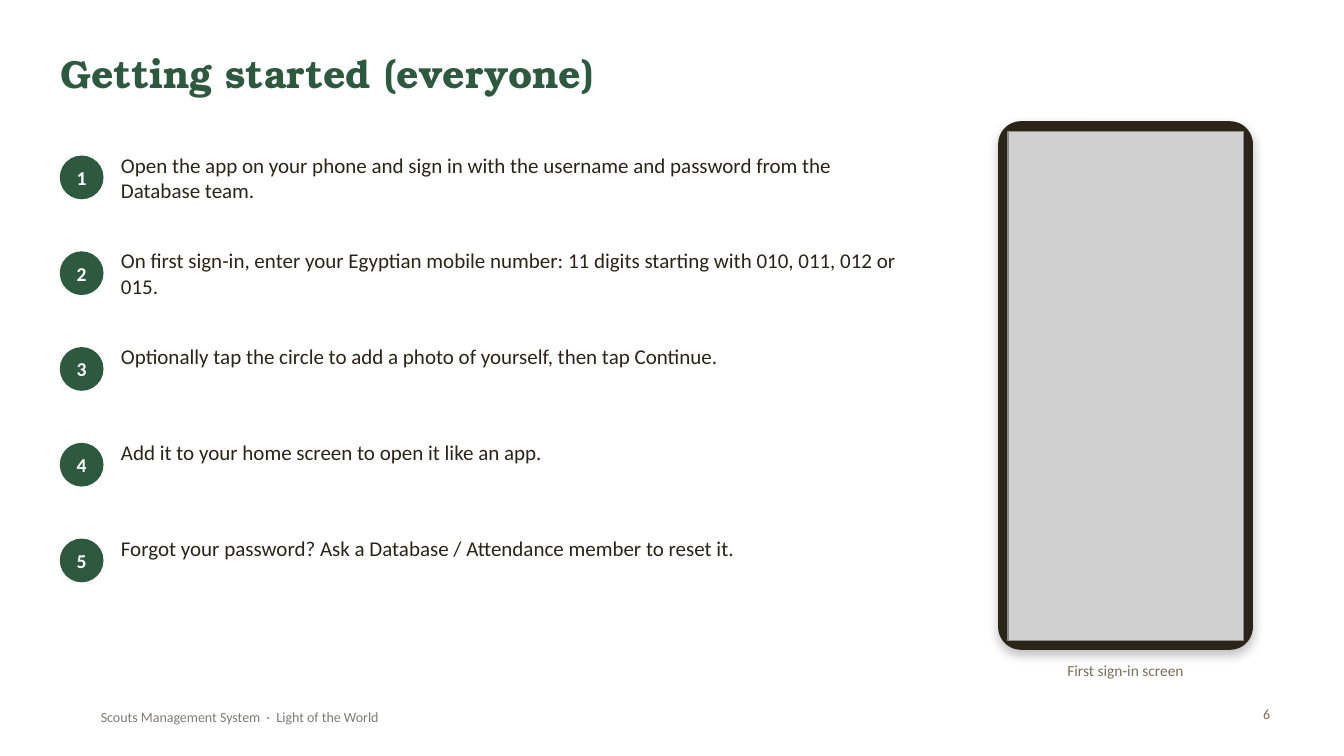
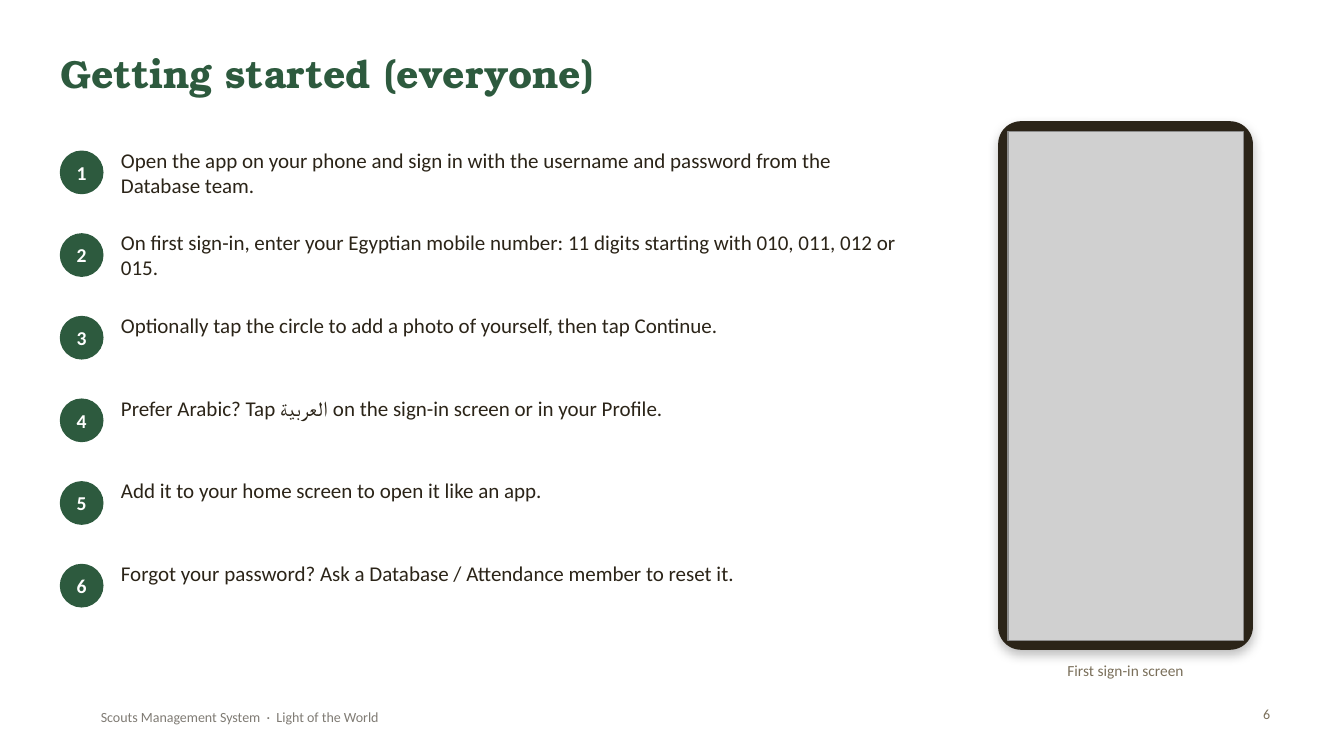
Before and after one commit to SamuelAtef123/Scouts-Management-System-Web-App, a slide deck: slide 6 of docs/Scouts-Project-Presentation.pptx. Drawn at 1344x756 pixels with LibreOffice and Linux fonts; fonts in the diff are those of the drawing; grey boxes stand for pictures; background and template pictures are left out. Boxes give left, top, right and bottom in pixels: in the first picture for what was removed or moved away, otherwise in the second. Text is boxed around its words. In the diff, an @@ line names an element or a change of style, - is before the commit and + after.

Commit message:
Add Arabic as a second language
- English / Arabic switch on the sign-in, first sign-in and Profile screens,
  remembered on each device
- Whole interface translated, including dates, roles, event types, statuses
  and the server's messages
- Right-to-left layout with Arabic fonts (El Messiri, Cairo); mirrored corners,
  arrows and field icons; phone numbers and usernames stay left to right
- README, report, presentation and CLAUDE.md updated

```diff
--- a/docs/Scouts-Project-Presentation.pptx
+++ b/docs/Scouts-Project-Presentation.pptx
@@ text "Open the app on your ...": place and size @@
-text "Open the app on your ..." at [121, 158, 830, 198]
+text "Open the app on your ..." at [121, 153, 830, 193]
@@ text "1": place and size @@
-text "1" at [77, 172, 87, 185]
+text "1" at [77, 167, 87, 180]
@@ ellipse: place and size @@
-ellipse at [60, 156, 103, 199]
+ellipse at [60, 151, 103, 194]
@@ text "2": place and size @@
-text "2" at [77, 268, 87, 281]
+text "2" at [77, 249, 87, 262]
@@ ellipse: place and size @@
-ellipse at [60, 252, 103, 294]
+ellipse at [60, 234, 103, 276]
@@ text "On first sign-in, enter your ...": place and size @@
-text "On first sign-in, enter your ..." at [121, 253, 895, 294]
+text "On first sign-in, enter your ..." at [121, 235, 895, 275]
@@ text "3": place and size @@
-text "3" at [77, 363, 87, 376]
+text "3" at [77, 332, 87, 345]
@@ ellipse: place and size @@
-ellipse at [60, 348, 103, 390]
+ellipse at [60, 317, 103, 359]
@@ text "Optionally tap the circle to ...": place and size @@
-text "Optionally tap the circle to ..." at [121, 349, 718, 368]
+text "Optionally tap the circle to ..." at [121, 318, 718, 337]
@@ text "4": place and size @@
-text "4" at [77, 459, 87, 472]
+text "4" at [77, 415, 87, 428]
@@ ellipse added at [60, 399, 103, 442], fill #2D5A3E, outline #2D5A3E 1 pt @@
@@ text added at [121, 401, 663, 421], 15 pt, text #2B2418 @@
+Prefer Arabic? Tap العربية on the sign-in screen or in your Profile.
@@ text "Add it to your home ...": place and size @@
-text "Add it to your home ..." at [121, 445, 541, 464]
+text "Add it to your home ..." at [121, 483, 541, 502]
@@ text "5": place and size @@
-text "5" at [77, 555, 87, 568]
+text "5" at [77, 497, 87, 510]
@@ ellipse: place and size @@
-ellipse at [60, 444, 103, 486]
+ellipse at [60, 482, 103, 524]
@@ ellipse: place and size @@
-ellipse at [60, 539, 103, 582]
+ellipse at [60, 565, 103, 607]
@@ text "Forgot your password? Ask a ...": place and size @@
-text "Forgot your password? Ask a ..." at [121, 541, 733, 560]
+text "Forgot your password? Ask a ..." at [121, 566, 733, 585]
@@ text added at [77, 579, 87, 593], 14 pt, text #FFFFFF, bold @@
+6
```
Also in this commit, not shown: 1 other slide changed, 30 other files.
